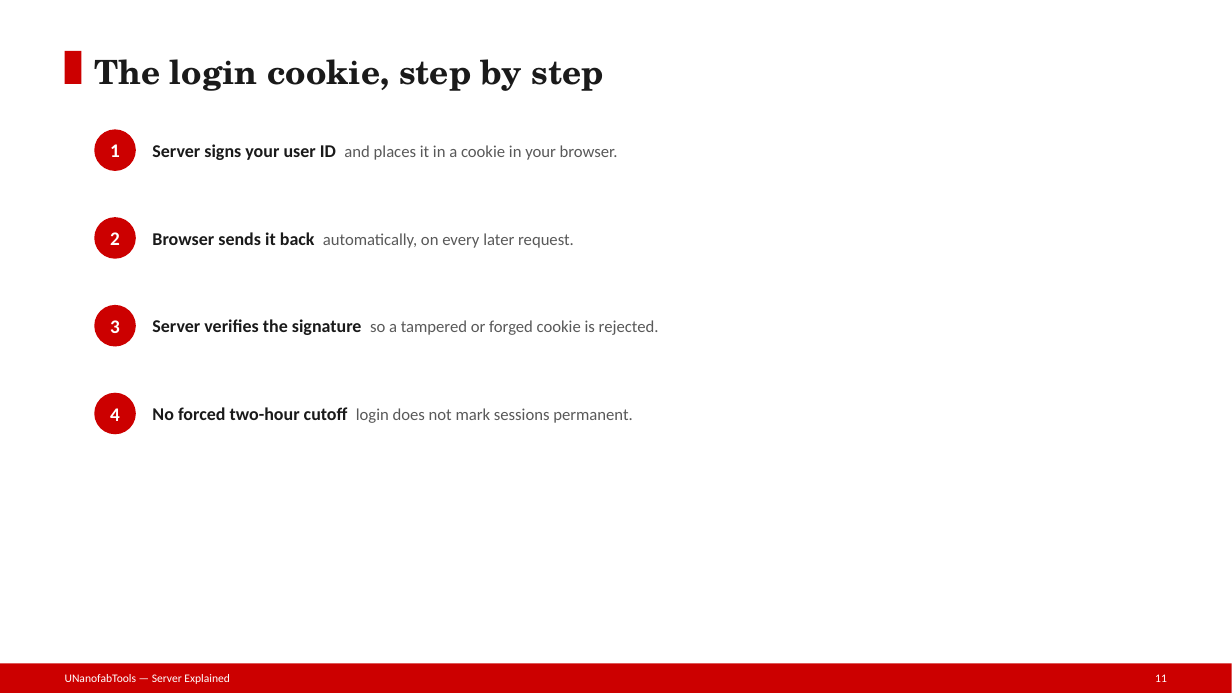
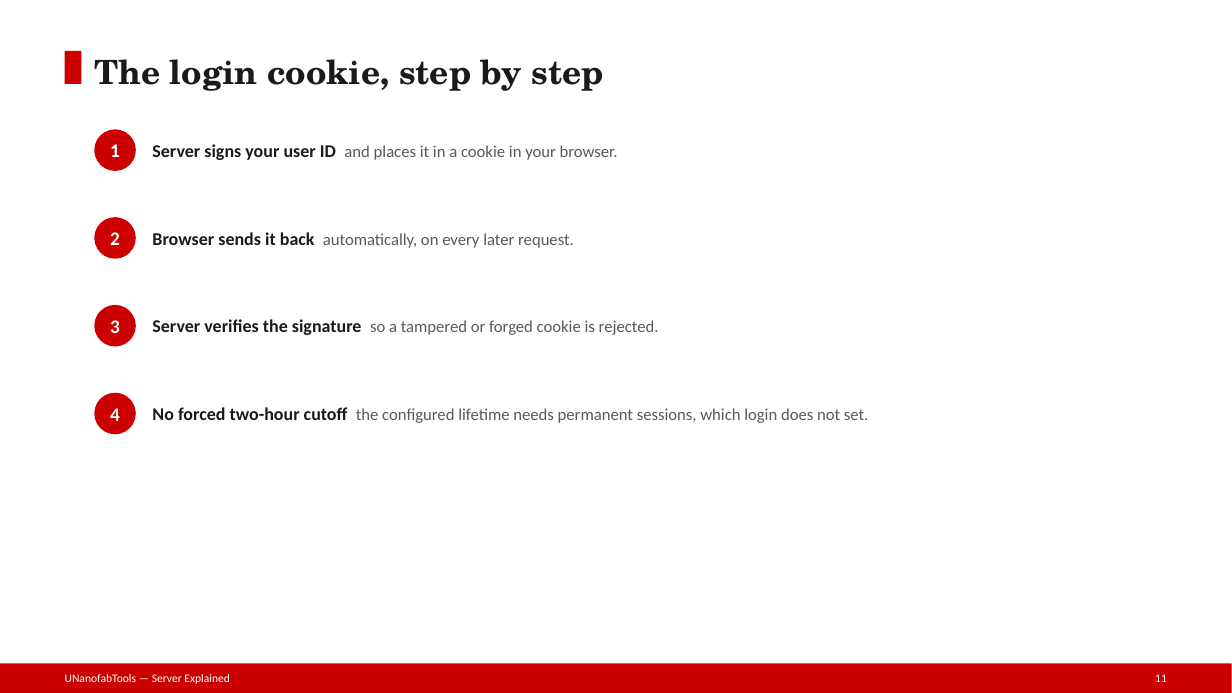
Before and after one commit to phelanhobbs/nanofab-documentation, a slide deck: slide 11 of presentation/UNanofabTools/flaskserver/slides/04-Authentication-and-Login.pptx. Drawn at 1232x693 pixels with LibreOffice and Linux fonts; fonts in the diff are those of the drawing. Boxes give left, top, right and bottom in pixels: in the first picture for what was removed or moved away, otherwise in the second. Text is boxed around its words. In the diff, an @@ line names an element or a change of style, - is before the commit and + after.

Commit message:
docs: update flaskserver + hscdownloader docs and slides for the security/robustness changes
Reflect the eight code changes across the developer reference (documentation/), the layman guides (presentation/), the Security Model deck, the known-issues tracker, and the regenerated .pptx decks: X-Session-ID allow-list on the Parylene batch endpoints, room_id keep-or-update in update_container, defensive int() on chem query params, raw-password hashing (no sanitizer) with legacy fallback, Flask-WTF CSRF protection, secure-by-default config + fail-closed SECRET_KEY, HSCDownloader per-machine isolation + request timeout, and admin self-delete / last-admin lockout guards. Regenerated 7 flaskserver decks + the HSC-Downloader tooldeck from their _build sources. Adds a .gitignore rule for slide build artifacts (node_modules / out / package files).

```diff
--- a/presentation/UNanofabTools/flaskserver/slides/04-Authentication-and-Login.pptx
+++ b/presentation/UNanofabTools/flaskserver/slides/04-Authentication-and-Login.pptx
@@ text at (152, 407, 868, 423): text changed @@
-No forced two-hour cutoff login does not mark sessions permanent.
+No forced two-hour cutoff the configured lifetime needs permanent sessions, which login does not set.
```
Also in this commit, not shown: 2 other slides changed, 35 other files.
